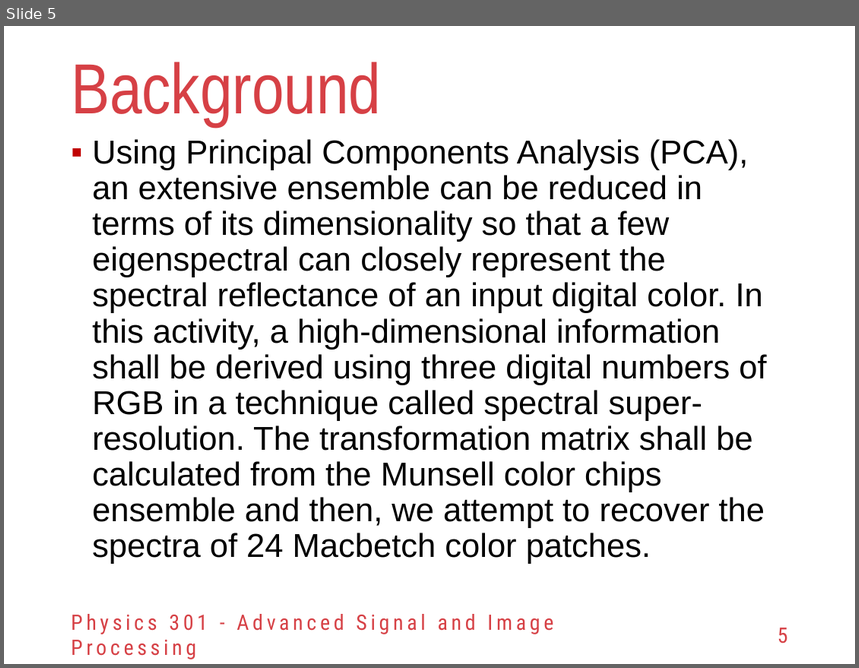
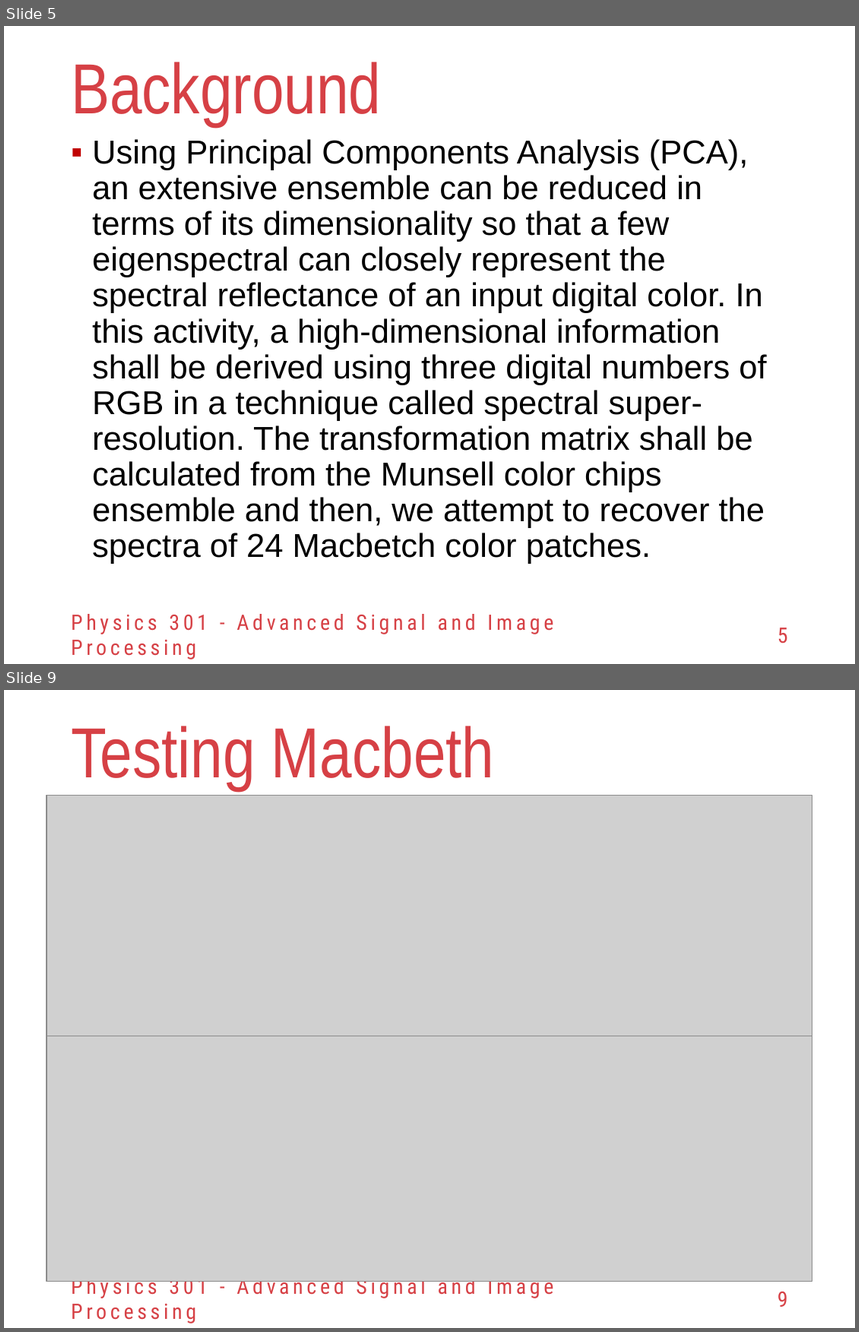
Before and after one commit to reneprincipejr/Physics-301, a slide deck: 04 RGB-to-Spectra using PCA/Activity 4 - RGB-Spectra using PCA.pptx. Shown one above the other, each under a label of ours: slide 5 before the commit, slides 5 and 9 after it; the slides between them are not shown. The pictures are 859x668 and 859x1332 pixels, drawn with LibreOffice and Linux fonts; fonts in the diff are those of the drawing; grey boxes stand for pictures; background and template pictures are left out. Boxes give left, top, right and bottom in pixels: in the first picture for what was removed or moved away, otherwise in the second. Text is boxed around its words. In the diff, an @@ line names an element or a change of style, - is before the commit and + after.

```diff
--- a/04 RGB-to-Spectra using PCA/Activity 4 - RGB-Spectra using PCA.pptx
+++ b/04 RGB-to-Spectra using PCA/Activity 4 - RGB-Spectra using PCA.pptx
@@ slide 9 added at [4,690,855,1328], background #FFFFFF @@
@@ title added at [71,726,495,791], 60 pt, text #D64045 @@
+Testing Macbeth
@@ picture added at [47,796,813,1044] @@
@@ picture added at [47,1037,813,1283] @@
@@ text added at [71,1274,553,1324], 18 pt, text #D64045 @@
+Physics 301 - Advanced Signal and Image Processing
@@ page number added at [778,1292,788,1307], 18 pt, text #D64045 @@
+9
```
Also in this commit, not shown: 1 slide changed, 3 other slides added, 3 other files.
